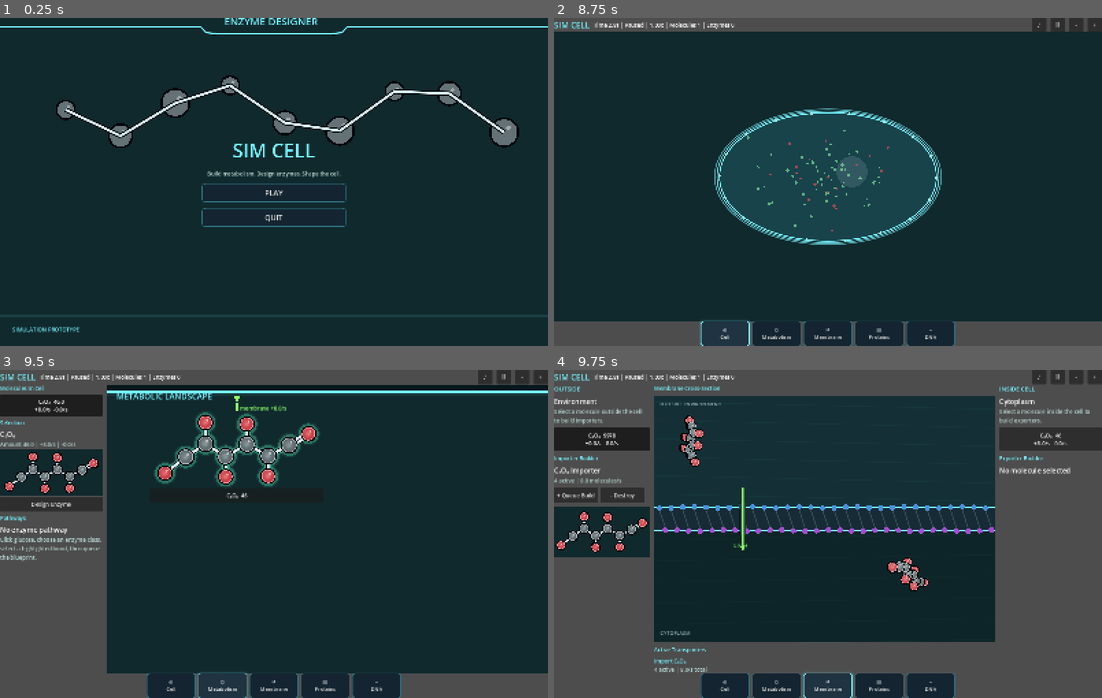
Above: before the commit, frames 1-4 (two rows, left to right).
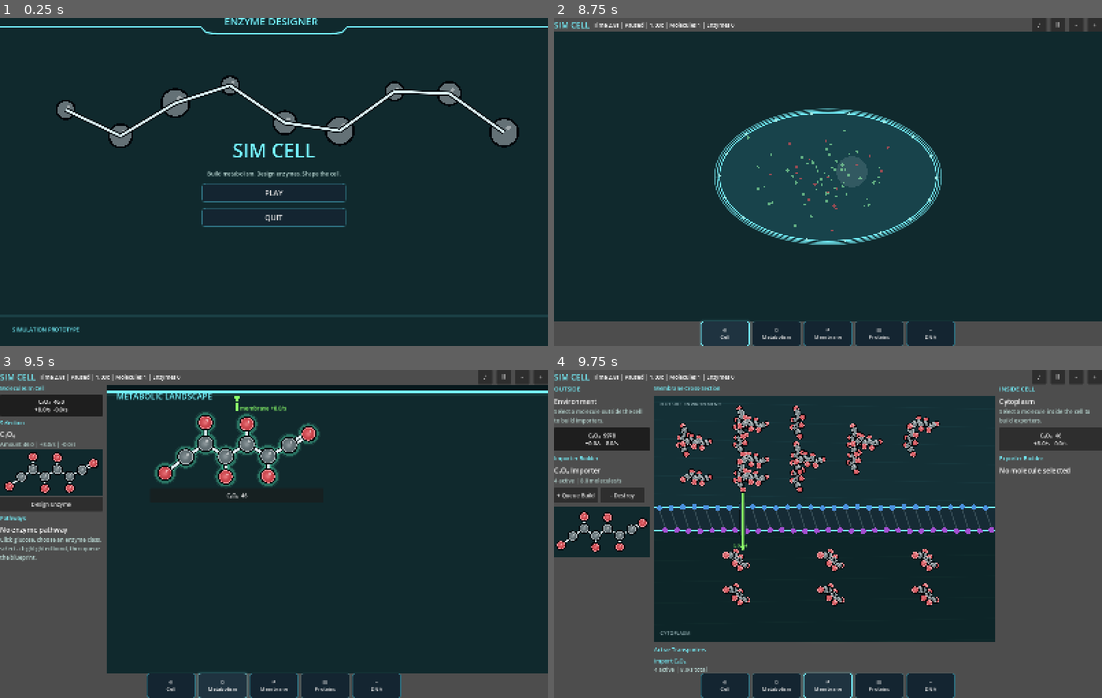
Above: after the commit, the same moments.

Repository: EliasEnglund/SimCell
Game: Godot game, scene res://scenes/main.tscn
The game is run twice, just before and just after one commit, with the same random seed, the same clock (stepped at 60 frames per second) and the same inputs.
Inputs:
- Up to frame 1 (0.25 s): no input
- Up to frame 2 (8.75 s): click "PLAY" at 0.5 s; click "♪" at 1.25 s; click "♫" at 2 s; click "Ⅱ" at 2.75 s; click "-" at 3.5 s; click "+" at 4.25 s; click "C₆O₆ 46.0 +8.0/s -0.0/s" at 5 s; click "Design Enzyme" at 5.75 s; click "✂ LYASE" at 6.5 s; click "= REDUCTASE" at 7.25 s; click "◎ Cell" at 8 s
- Up to frame 3 (9.5 s): click "⌬ Metabolism" at 8.75 s
- Up to frame 4 (9.75 s): click "⇄ Membrane" at 9.5 s

Frames 1-3 are identical in both runs. In frame 4, 4.3% of the frame differs, in the area x 22-71%, y 10-73%.

Commit message:
Improve membrane particle density

Diff:
--- a/scripts/ui/main.gd
+++ b/scripts/ui/main.gd
@@ -889,9 +889,16 @@
 		return desired
 
 	func _append_side_particles(desired: Array[Dictionary], side: String, ids: Array[String]) -> void:
+		var counts := {}
+		var side_count := 0
 		for id in ids:
 			var amount := float(simulation.outside_amounts.get(id, 0.0)) if side == "outside" else float(simulation.molecule_amounts.get(id, 0.0))
-			var count := clampi(1 + int(sqrt(maxf(amount, 0.0)) / 4.0), 1, 7)
+			var count := clampi(int(ceil(sqrt(maxf(amount, 0.0)) / 1.35)), 1, 18)
+			counts[id] = count
+			side_count += count
+		var slot := 0
+		for id in ids:
+			var count := int(counts.get(id, 1))
 			for i in count:
 				var seed := float(abs(("%s:%s:%d" % [side, id, i]).hash() % 10000)) / 10000.0
 				desired.append({
@@ -899,11 +906,14 @@
 					"id": id,
 					"side": side,
 					"seed": seed,
-					"x_seed": fmod(seed * 7.13 + 0.19, 1.0),
-					"y_seed": fmod(seed * 11.31 + 0.43, 1.0),
+					"slot": slot,
+					"side_count": side_count,
+					"x_jitter": fmod(seed * 7.13 + 0.19, 1.0) - 0.5,
+					"y_jitter": fmod(seed * 11.31 + 0.43, 1.0) - 0.5,
 					"motion_seed": fmod(seed * 17.71 + 0.29, 1.0),
 					"depth": 0.48 + fmod(seed * 3.71, 0.42)
 				})
+				slot += 1
 
 	func _draw() -> void:
 		var rect := Rect2(Vector2.ZERO, size)
@@ -962,15 +972,24 @@
 				continue
 			var molecule: Dictionary = simulation.molecule_types.get(item.get("id", ""), {})
 			var atom_count: int = maxi(1, int(molecule.get("atoms", []).size()))
-			var node_size := Vector2(70.0 + float(atom_count) * 6.0, 58.0 + float(mini(atom_count, 7)) * 4.0)
+			var node_size := Vector2(58.0 + float(atom_count) * 5.0, 46.0 + float(mini(atom_count, 7)) * 3.5)
 			node.custom_minimum_size = node_size
 			node.size = node_size
 			var seed := float(item.get("seed", 0.0))
-			var x_seed := float(item.get("x_seed", seed))
-			var y_seed := float(item.get("y_seed", seed))
+			var x_jitter := float(item.get("x_jitter", 0.0))
+			var y_jitter := float(item.get("y_jitter", 0.0))
 			var motion_seed := float(item.get("motion_seed", seed))
 			var depth := float(item.get("depth", 0.7))
 			var side := str(item.get("side", "outside"))
+			var side_count := maxi(1, int(item.get("side_count", 1)))
+			var slot := int(item.get("slot", 0))
+			var columns := maxi(1, int(ceil(sqrt(float(side_count) * 1.35))))
+			var rows := maxi(1, int(ceil(float(side_count) / float(columns))))
+			var spread_slot := int(fposmod(float(slot * 7) + seed * float(side_count), float(side_count)))
+			var col := spread_slot % columns
+			var row := spread_slot / columns
+			var x_seed := (float(col) + 0.5 + x_jitter * 0.45) / float(columns)
+			var y_seed := (float(row) + 0.5 + y_jitter * 0.45) / float(rows)
 			var y_min: float = 52.0 if side == "outside" else size.y * 0.61
 			var y_max: float = size.y * 0.36 if side == "outside" else size.y - 80.0
 			var x: float = lerpf(72.0, maxf(84.0, size.x - 96.0), x_seed)
@@ -979,7 +998,7 @@
 				sin(_elapsed * (0.12 + motion_seed * 0.06) + seed * 19.0),
 				cos(_elapsed * (0.10 + motion_seed * 0.05) + seed * 13.0)
 			) * (12.0 + 12.0 * depth)
-			var perspective: float = 0.48 + depth * 0.22 + sin(_elapsed * 0.35 + seed * 23.0) * 0.025
+			var perspective: float = 0.40 + depth * 0.18 + sin(_elapsed * 0.35 + seed * 23.0) * 0.018
 			node.position = Vector2(x, y) + drift - node_size * 0.5
 			node.rotation = sin(_elapsed * (0.10 + motion_seed * 0.05) + seed * TAU) * 0.06
 			node.scale = Vector2(perspective, perspective)
@@ -1048,7 +1067,7 @@
 		var graph_center := (min_pos + max_pos) * 0.5
 		var graph_size := max_pos - min_pos
 		var fit := minf(size.x / maxf(1.0, graph_size.x + 120.0), size.y / maxf(1.0, graph_size.y + 120.0))
-		var scale := clampf(fit * 1.45, 0.32, 0.58)
+		var scale := clampf(fit * 1.25, 0.26, 0.46)
 		var yaw := _elapsed * (0.18 + spin_seed * 0.16) + spin_seed * TAU
 		var pitch := sin(_elapsed * (0.12 + spin_seed * 0.08) + spin_seed * 9.0) * 0.52
 		var roll := _elapsed * (0.10 + spin_seed * 0.12) + spin_seed * 5.0
@@ -1126,8 +1145,8 @@
 
 	func _atom_radius(element: String) -> float:
 		if element == "C":
-			return 18.0
-		return 16.0
+			return 15.0
+		return 13.5
 
 	func _atom_color(element: String) -> Color:
 		if element == "O":
